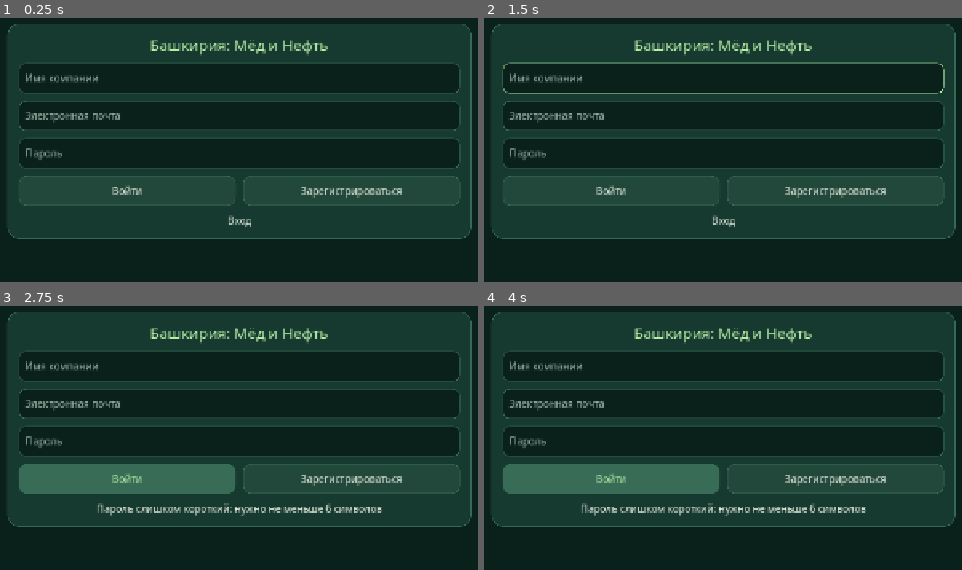
Above: before the commit, frames 1-4 (two rows, left to right).
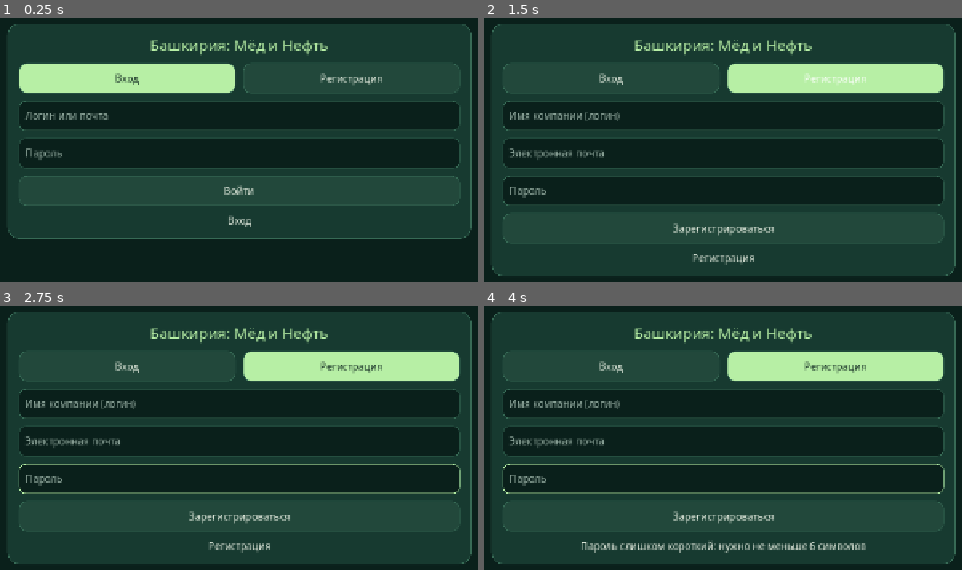
Above: after the commit, the same moments.

Repository: maillunex-lang/LunexEconom
Game: Godot game, scene res://main.tscn
Two runs of this game, one before a commit and one after it. Both use one fixed random seed, a clock stepped at 60 frames per second and the inputs below.
Inputs (mouse positions are in pixels of both pictures, inside the frame that each line leads up to):
- Up to frame 1 (0.25 s): no input
- Up to frame 2 (1.5 s): click (613, 78) at 0.5 s, where only the run after the commit has a clickable "Вход"; click (837, 78) at 1.25 s, where only the run after the commit has a clickable "Регистрация"
- Up to frame 3 (2.75 s): click (129, 477) at 2 s, where only the run before the commit has a clickable "Войти"
- Up to frame 4 (4 s): click "Зарегистрироваться" at 2.75 s; click (613, 477) at 3.5 s, where only the run before the commit has a clickable "Войти"

The runs differ from the first frame. In frame 1, 11% of the frame differs, in the area x 3-97%, y 17-72%; in frame 2, 36%; in frame 3, 36%, in the area x 1-99%, y 17-98%; in frame 4, 36%.

Commit message:
feat(client): separate sign-in and registration tabs; sign-in asks only for login and password
Co-Authored-By: Claude Sonnet 5.5 <noreply@anthropic.com>
Claude-Session: https://claude.ai/code/session_01Mco3UPKm2ziT5TRCvdJHot

Diff:
--- a/client/data/strings.json
+++ b/client/data/strings.json
@@ -7,10 +7,14 @@
   "auth.login.email": "Электронная почта",
   "auth.login.error.invalid": "Неверный логин или пароль",
   "auth.login.error.locked": "Слишком много попыток. Попробуйте позже",
+  "auth.login.name": "Логин или почта",
   "auth.login.password": "Пароль",
   "auth.login.title": "Вход",
   "auth.logout": "Выйти",
+  "auth.mode.login": "Вход",
+  "auth.mode.register": "Регистрация",
   "auth.register.button": "Зарегистрироваться",
+  "auth.register.done": "Аккаунт создан. Теперь войдите",
   "auth.register.email": "Электронная почта",
   "auth.register.error.closed": "Регистрация сейчас закрыта",
   "auth.register.error.email": "Проверьте адрес почты",
@@ -18,7 +22,7 @@
   "auth.register.error.limit": "Слишком много попыток. Подождите немного",
   "auth.register.error.name": "Имя: 3-24 символа, латиница, цифры и «_»",
   "auth.register.error.weak": "Пароль слишком короткий: нужно не меньше 6 символов",
-  "auth.register.name": "Имя компании",
+  "auth.register.name": "Имя компании (логин)",
   "auth.register.password": "Пароль",
   "auth.register.title": "Регистрация",
   "brand.local": "Местный",
--- a/client/main.gd
+++ b/client/main.gd
@@ -397,7 +397,12 @@
     var username := login_username.text.strip_edges()
     var email := login_email.text.strip_edges()
     var password := login_password.text
-    if username.length() < 3 or username.length() > 24 or password.length() < 6 or (mode == "register" and not email.contains("@")):
+    if mode == "login":
+        # Sign-in needs only the login (name or e-mail) and the password.
+        if username.is_empty() or username.length() > 254 or password.is_empty():
+            status_label.text = Strings.get_text("auth.login.error.invalid")
+            return
+    elif username.length() < 3 or username.length() > 24 or password.length() < 6 or not email.contains("@"):
         status_label.text = Strings.get_text("auth.register.error.weak")
         return
     _auth_busy = true
@@ -411,7 +416,8 @@
         status_label.text = _auth_error_text(mode, response)
         return
     if mode == "register":
-        status_label.text = Strings.get_text("auth.login.title")
+        login_screen.set_mode("login")
+        status_label.text = Strings.get_text("auth.register.done")
         return
     token = str((response.data as Dictionary).get("access_token",""))
     refresh_token = str((response.data as Dictionary).get("refresh_token",""))
--- a/client/screens/login.gd
+++ b/client/screens/login.gd
@@ -10,6 +10,10 @@
 var email: LineEdit
 var password: LineEdit
 var status: Label
+var mode := "login"
+var tab_login: Button
+var tab_register: Button
+var action: Button
 
 func _ready() -> void:
     set_anchors_and_offsets_preset(Control.PRESET_FULL_RECT)
@@ -34,18 +38,22 @@
     title.autowrap_mode = TextServer.AUTOWRAP_WORD_SMART
     title.add_theme_color_override("font_color",Forest.COLORS.accent)
     form.add_child(title)
-    username = _field("auth.register.name")
+    var tabs := HBoxContainer.new()
+    form.add_child(tabs)
+    var group := ButtonGroup.new()
+    tab_login = _tab("auth.mode.login",group)
+    tabs.add_child(tab_login)
+    tab_login.pressed.connect(func(): set_mode("login"))
+    tab_register = _tab("auth.mode.register",group)
+    tabs.add_child(tab_register)
+    tab_register.pressed.connect(func(): set_mode("register"))
+    username = _field("auth.login.name")
     email = _field("auth.login.email")
     email.virtual_keyboard_type = LineEdit.KEYBOARD_TYPE_EMAIL_ADDRESS
     password = _field("auth.login.password",true)
-    var buttons := HBoxContainer.new()
-    form.add_child(buttons)
-    var login := _button("auth.login.button")
-    buttons.add_child(login)
-    login.pressed.connect(func(): authenticate.emit("login"))
-    var register := _button("auth.register.button")
-    buttons.add_child(register)
-    register.pressed.connect(func(): authenticate.emit("register"))
+    action = _button("auth.login.button")
+    form.add_child(action)
+    action.pressed.connect(func(): authenticate.emit(mode))
     status = Label.new()
     status.text = Strings.get_text("auth.login.title")
     status.horizontal_alignment = HORIZONTAL_ALIGNMENT_CENTER
@@ -53,6 +61,27 @@
     form.add_child(status)
     for field in [username,email,password]:
         field.focus_entered.connect(_ensure_field_visible.bind(field))
+    set_mode("login")
+
+## Separate sign-in and registration: sign-in asks only for login (name or email) and password.
+func set_mode(new_mode: String) -> void:
+    mode = new_mode if new_mode in ["login","register"] else "login"
+    var registering := mode == "register"
+    email.visible = registering
+    username.placeholder_text = Strings.get_text("auth.register.name" if registering else "auth.login.name")
+    action.text = Strings.get_text("auth.register.button" if registering else "auth.login.button")
+    tab_login.button_pressed = not registering
+    tab_register.button_pressed = registering
+    if status != null:
+        status.text = Strings.get_text("auth.register.title" if registering else "auth.login.title")
+
+func _tab(key: String, group: ButtonGroup) -> Button:
+    var button := Button.new()
+    button.text = Strings.get_text(key)
+    button.toggle_mode = true
+    button.button_group = group
+    button.size_flags_horizontal = Control.SIZE_EXPAND_FILL
+    return button
 
 func _field(key: String, hidden: bool = false) -> LineEdit:
     var field := LineEdit.new()
Not shown, changed: docs/content/ui_strings.ru.md
